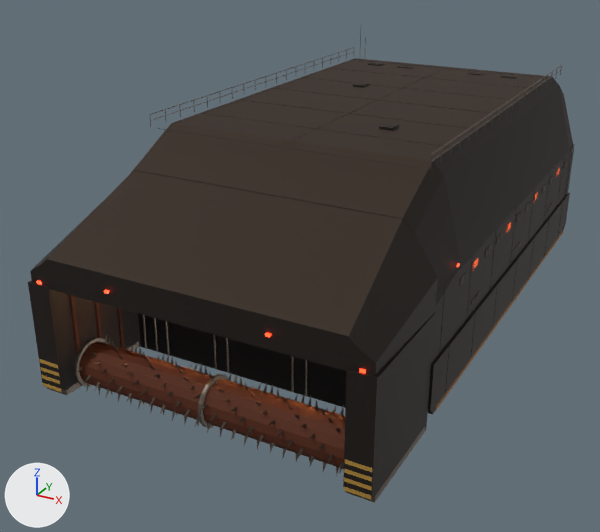
Renders of the glTF model public/models/harvester.glb from each side of a commit.
Rendered twice from a 50 mm camera at (30.3, -66.9, 35.7) aimed at (-3.1, -6.2, 5.3). The lights are fixed; the arrows at lower left show +X, +Y and +Z. The first picture is the older version. Vertices at exactly the same position are counted once.

Objects in the first picture: 'Harvester_Drum', 'Harvester_Hull', 'Harvester_Lamps'.
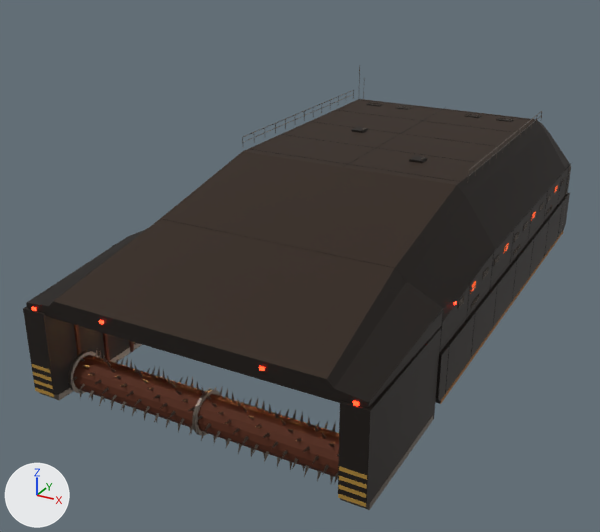
Edits to the bpy script that builds the scene:
```text
Change me_harvester_hull:
    used by ob_harvester_hull; location = (0.0, 0.0, 0.0)
    remove me_harvester_hull.from_pydata(...)  # 4738 vertices, 7352 faces; spans x -14.2..14.2, y -27.8..25.6, z 0.3..23.0
    add me_harvester_hull.from_pydata(...)  # 4426 vertices, 6888 faces; spans x -14.2..14.2, y -28.6..25.6, z 0.3..18.5
    me_harvester_hull part 1: the loose piece of 8 vertices spanning x -4.6..-3.4, y 7.4..8.6, z 19.0..19.2 is moved by (0.0, 0.0, -4.5)
    me_harvester_hull part 2: the loose piece of 8 vertices spanning x 4.4..5.6, y -6.6..-5.4, z 19.0..19.2 is moved by (0.0, 7.0, -4.5)
    me_harvester_hull part 3: a new loose piece, a box spanning x -12.0..-11.84, y -19.75..-19.45, z 0.7..7.7, in mat_harvrust (brown #5a2c18)
    me_harvester_hull part 4: a new loose piece, a box spanning x -12.0..-11.84, y -22.75..-22.45, z 0.7..7.7, in mat_harvrust (brown #5a2c18)
    me_harvester_hull part 5: a new loose piece, a box spanning x -12.0..-11.84, y -25.75..-25.45, z 0.7..7.7, in mat_harvrust (brown #5a2c18)
    me_harvester_hull part 6: the loose piece of 20 vertices spanning x -14.0..14.0, y -27.6..-18.1, z 9.6..16.4 is rebuilt with 20 vertices and now spans x -14.0..14.0, y -28.4..-16.5, z 7.8..12.0
    me_harvester_hull part 7: the loose piece of 10 vertices spanning x 12.0..14.0, y -27.8..-18.2, z 0.6..10.0 is rebuilt with 10 vertices and now spans x 12.0..14.0, y -28.6..-16.6, z 0.6..8.2
    me_harvester_hull part 8: the loose piece of 10 vertices spanning x -14.0..-12.0, y -27.8..-18.2, z 0.6..10.0 is rebuilt with 10 vertices and now spans x -14.0..-12.0, y -28.6..-16.6, z 0.6..8.2
    me_harvester_hull part 9: 306 loose pieces with 2500 vertices, spanning x -14.2..14.2, y -27.8..25.6, z 0.3..23.0, are deleted
    me_harvester_hull part 10: 140 vertices moved from x -14.2..14.2, y -18.2..25.6, z 1.6..19.0 to x -14.2..14.2, y -16.6..25.6, z 1.6..14.5; 330 vertices removed from x -14.1..14.1, y -18.2..25.4, z 7.0..16.4; 2450 vertices added at x -14.1..14.1, y -28.6..25.4, z 0.3..18.5
    other edits to the shape of me_harvester_hull do not show in these pictures
Change me_harvester_drum:
    used by ob_harvester_drum; location = (0.0, -24.6, 2.3)
    remove me_harvester_drum.from_pydata(...)  # 1028 vertices, 1320 faces; spans x -11.7..11.7, y -2.4..2.4, z -2.4..2.4
    add me_harvester_drum.from_pydata(...)  # 1028 vertices, 1320 faces; spans x -11.7..11.7, y -2.1..2.1, z -2.1..2.1
    me_harvester_drum part 11: the whole mesh is scaled about its middle by (1, 0.84, 0.84)
Change me_harvester_lamps:
    used by ob_harvester_lamps; location = (0.0, 0.0, 0.0)
    remove me_harvester_lamps.from_pydata(...)  # 48 vertices, 72 faces; spans x -14.1..14.1, y -27.8..-13.8, z 10.0..12.1
    add me_harvester_lamps.from_pydata(...)  # 48 vertices, 72 faces; spans x -14.1..14.1, y -28.6..-13.8, z 8.2..9.1
    me_harvester_lamps part 12: the whole mesh is multiplied about its middle by the matrix ((1.0, 0.0, 0.0), (0.0, 1.058, 0.007), (0.0, -0.053, 0.751)), then moved by (0.0, -0.4, -2.4)
Change ob_harvester_drum:
    ob_harvester_drum.location: (0.0, -24.6, 2.3) -> (0.0, -25.6, 1.9)
```

Location of each change, (x1, y1, x2, y2) in pixels of the pictures (600 x 532 px; the box of a moved part takes in the faces that stretch with it):
'Harvester_Hull', reshaped
    before: (28, 31, 575, 503)
    after: (23, 66, 571, 510)
'Harvester_Drum', mesh rescaled, moved
    before: (74, 336, 345, 476)
    after: (68, 350, 339, 484)
'Harvester_Lamps', reshaped
    before: (36, 263, 460, 374)
    after: (31, 301, 456, 406)
part 1 of me_harvester_hull, moved or reshaped
    before: (353, 82, 369, 88)
    after: (352, 127, 368, 133)
part 2 of me_harvester_hull, moved or reshaped
    before: (379, 123, 399, 131)
    after: (409, 156, 427, 163)
part 3 of me_harvester_hull, added
    after: (129, 341, 134, 352)
part 4 of me_harvester_hull, added (mostly hidden)
    after: (103, 333, 110, 361)
part 5 of me_harvester_hull, added (mostly hidden)
    after: (74, 324, 82, 355)
part 6 of me_harvester_hull, rebuilt (8% shorter)
    before: (30, 171, 438, 376)
    after: (26, 219, 443, 408)
part 7 of me_harvester_hull, rebuilt (12% wider)
    before: (343, 314, 435, 497)
    after: (338, 327, 441, 504)
part 8 of me_harvester_hull, rebuilt
    before: (28, 280, 141, 391)
    after: (23, 307, 140, 395)
part 9 of me_harvester_hull, deleted
    before: (39, 31, 575, 503)
part 10 of me_harvester_hull, cut back
    before: (129, 58, 574, 414)
    after: (32, 66, 571, 510)
